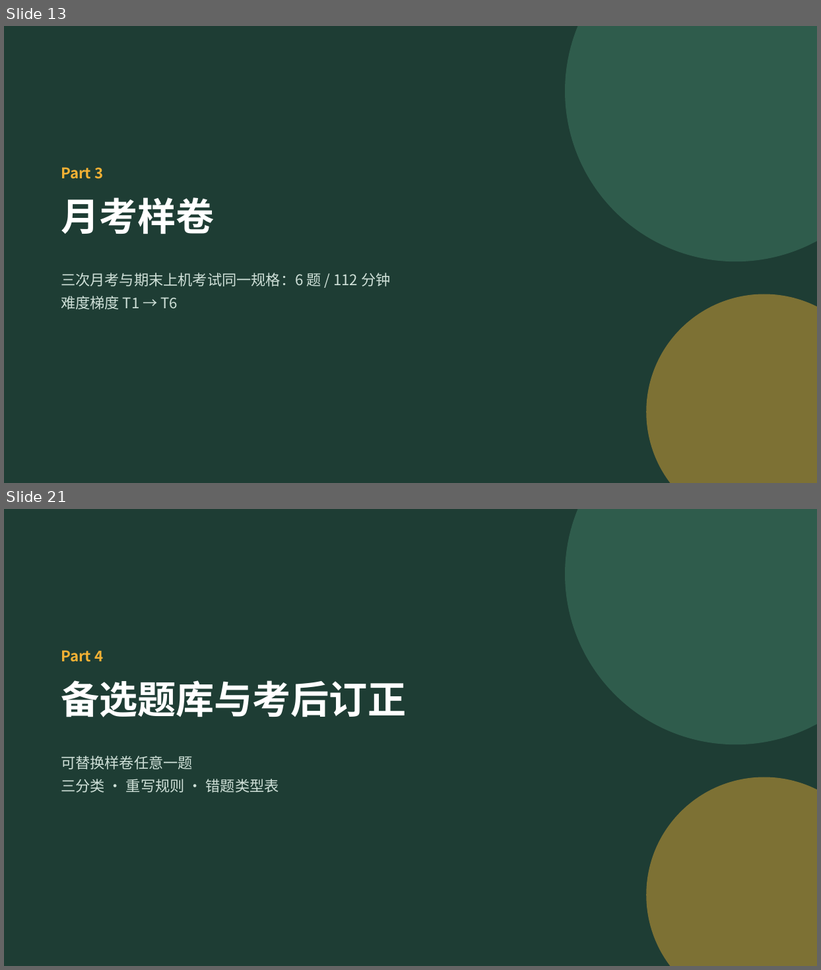
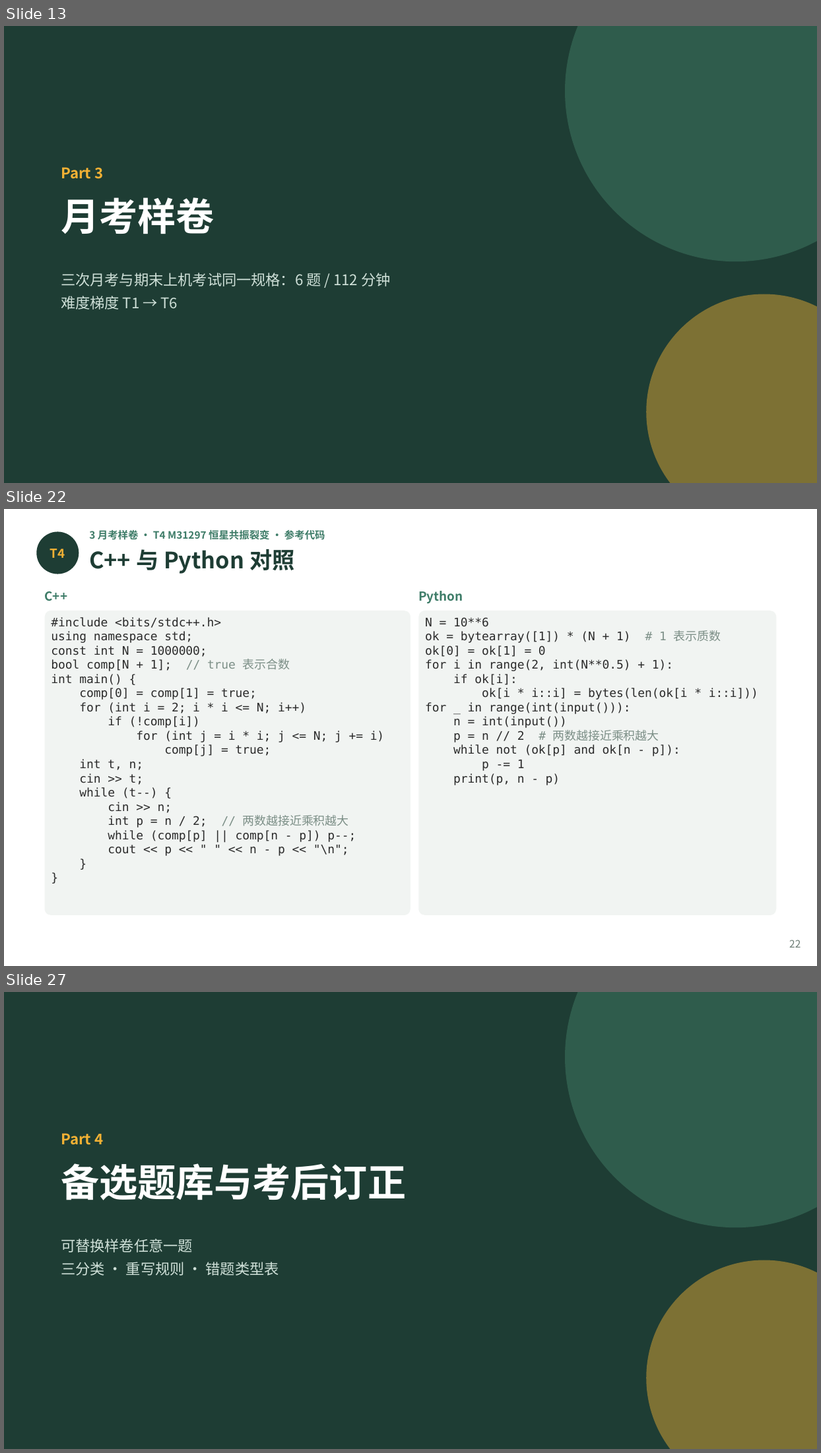
Before and after one commit to GMyhf/2026fall-cs101, a slide deck: courseware/202609_ADS_W05_October_Exam_Review.pptx. Shown one above the other, each under a label of ours: slides 13 and 21 before the commit, slides 13, 22 and 27 after it; the slides between them are not shown. The pictures are 821x970 and 821x1453 pixels, drawn with LibreOffice and Linux fonts; fonts in the diff are those of the drawing. Boxes give left, top, right and bottom in pixels: in the first picture for what was removed or moved away, otherwise in the second. Text is boxed around its words. In the diff, an @@ line names an element or a change of style, - is before the commit and + after.

```diff
--- a/courseware/202609_ADS_W05_October_Exam_Review.pptx
+++ b/courseware/202609_ADS_W05_October_Exam_Review.pptx
@@ slide 22 added at [4,509,817,966], background #FFFFFF @@
@@ ellipse added at [36,531,79,574], fill #1E3D34 @@
@@ text added at [89,530,325,540], 9 pt, text #3E7C68, bold @@
+3 月考样卷 · T4 M31297 恒星共振裂变 · 参考代码
@@ text added at [50,549,65,558], 11 pt, text #F2B134, bold @@
+T4
@@ text added at [89,549,294,574], 20 pt, text #1E3D34, bold @@
+C++ 与 Python 对照
@@ text added at [45,591,68,601], 11 pt, text #3E7C68, bold @@
+C++
@@ text added at [418,591,463,603], 11 pt, text #3E7C68, bold @@
+Python
@@ rounded rectangle added at [45,611,411,916], fill #F1F4F2 @@
@@ text added at [51,617,385,856], 10.5 pt, text #2B2B2B @@
+#include <bits/stdc++.h>
+using namespace std;
+const int N = 1000000;
+bool comp[N + 1]; // true 表示合数
+int main() {
+comp[0] = comp[1] = true;
+for (int i = 2; i * i <= N; i++)
+if (!comp[i])
+for (int j = i * i; j <= N; j += i)
+comp[j] = true;
+int t, n;
+cin >> t;
+while (t--) {
+cin >> n;
+int p = n / 2; // 两数越接近乘积越大
+while (comp[p] || comp[n - p]) p--;
+cout << p << " " << n - p << "\n";
+}
+}
@@ rounded rectangle added at [418,611,776,916], fill #F1F4F2 @@
@@ text added at [425,617,758,786], 10.5 pt, text #2B2B2B @@
+N = 10**6
+ok = bytearray([1]) * (N + 1) # 1 表示质数
+ok[0] = ok[1] = 0
+for i in range(2, int(N**0.5) + 1):
+if ok[i]:
+ok[i * i::i] = bytes(len(ok[i * i::i]))
+for _ in range(int(input())):
+n = int(input())
+p = n // 2 # 两数越接近乘积越大
+while not (ok[p] and ok[n - p]):
+p -= 1
+print(p, n - p)
@@ text added at [789,940,801,948], 9 pt, text #6B7B74 @@
+22
@@ what was slide 21 is now slide 27 @@
```
Also in this commit, not shown: 11 slides changed, 11 other slides added, 6 slides removed, 3 other files.
